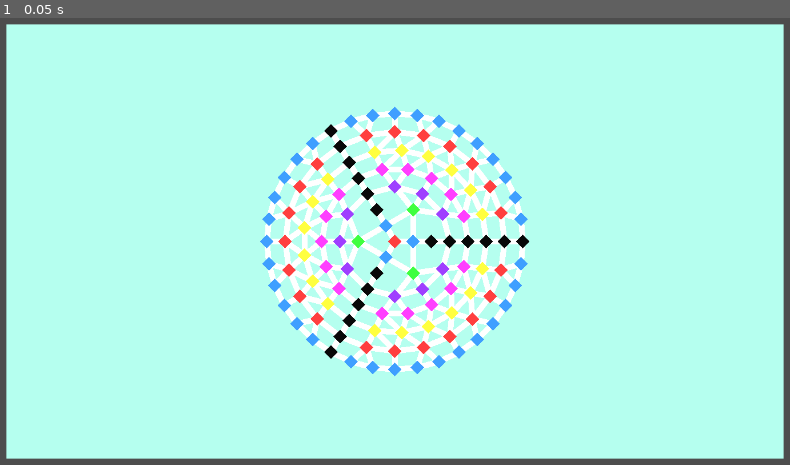
Above: before the commit, frame 1.
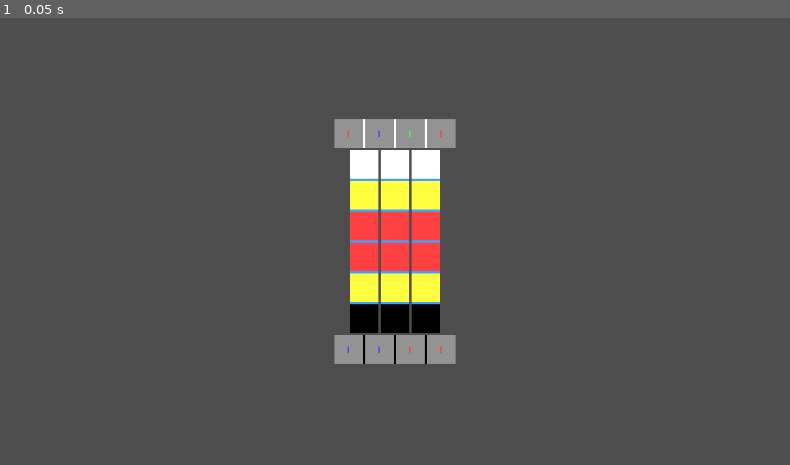
Above: after the commit, the same moment.

Repository: Pe3Hu/kura
Game: Godot game, scene res://scene/0/game.tscn
Same seed, same stepped clock (60 frames per second), same inputs: the game is played once before the commit and once after it.
Inputs:
- Up to frame 1 (0.05 s): no input

The runs differ from the first frame. In frame 1, 96% of the frame differs, in the area x 0-100%, y 1-99%.

Commit message:
update version 0.002
1. Arena, Altar, Pillar, Path, Library, Card, Aspect, Squad, Servant scenes added

Diff:
--- a/scene/0/game.gd
+++ b/scene/0/game.gd
@@ -4,8 +4,10 @@
 func _ready() -> void:
 	#datas.sort_custom(func(a, b): return a.value < b.value)
 	#012 description
-	Global.node.maze = Global.scene.maze.instantiate()
-	Global.node.game.get_node("Layer0").add_child(Global.node.maze)
+	#Global.node.maze = Global.scene.maze.instantiate()
+	#Global.node.game.get_node("Layer0").add_child(Global.node.maze)
+	Global.node.arena = Global.scene.arena.instantiate()
+	Global.node.game.get_node("Layer0").add_child(Global.node.arena)
 	pass
 
 
--- a/scene/0/maze.tscn
+++ b/scene/1/maze.tscn
@@ -1,6 +1,6 @@
 [gd_scene load_steps=2 format=3 uid="uid://bwrtp53p4onlo"]
 
-[ext_resource type="Script" path="res://scene/0/maze.gd" id="1_i0st8"]
+[ext_resource type="Script" path="res://scene/1/maze.gd" id="1_i47v1"]
 
 [node name="Maze" type="MarginContainer"]
 custom_minimum_size = Vector2(200, 200)
@@ -13,7 +13,7 @@
 theme_override_constants/margin_top = 20
 theme_override_constants/margin_right = 20
 theme_override_constants/margin_bottom = 20
-script = ExtResource("1_i0st8")
+script = ExtResource("1_i47v1")
 
 [node name="BG" type="ColorRect" parent="."]
 layout_mode = 2
--- /dev/null
+++ b/scene/2/altar.gd
@@ -0,0 +1,24 @@
+extends MarginContainer
+
+
+@onready var bg = $BG
+@onready var library = $VBox/Library
+
+var lord = null
+var arena = null
+
+
+func update_color_based_on_lord() -> void:
+	var max_h = 360.0
+	var s = 0
+	var v = 1
+	var h = 0
+
+	match lord:
+		"player":
+			pass
+		"not player":
+			v = 0
+
+	var color_ = Color.from_hsv(h, s, v)
+	bg.set_color(color_)
--- /dev/null
+++ b/scene/2/altar.tscn
@@ -0,0 +1,31 @@
+[gd_scene load_steps=3 format=3 uid="uid://dmqijx6v06o3j"]
+
+[ext_resource type="Script" path="res://scene/2/altar.gd" id="1_km6lc"]
+[ext_resource type="PackedScene" uid="uid://ddg7bwpf5dhel" path="res://scene/4/library.tscn" id="2_3i8mr"]
+
+[node name="Altar" type="MarginContainer"]
+custom_minimum_size = Vector2(50, 50)
+anchors_preset = 8
+anchor_left = 0.5
+anchor_top = 0.5
+anchor_right = 0.5
+anchor_bottom = 0.5
+offset_left = -25.0
+offset_top = -25.0
+offset_right = 25.0
+offset_bottom = 25.0
+grow_horizontal = 2
+grow_vertical = 2
+size_flags_horizontal = 4
+size_flags_vertical = 4
+script = ExtResource("1_km6lc")
+metadata/_edit_use_anchors_ = true
+
+[node name="BG" type="ColorRect" parent="."]
+layout_mode = 2
+
+[node name="VBox" type="VBoxContainer" parent="."]
+layout_mode = 2
+
+[node name="Library" parent="VBox" instance=ExtResource("2_3i8mr")]
+layout_mode = 2
--- /dev/null
+++ b/scene/2/arena.gd
@@ -0,0 +1,59 @@
+extends MarginContainer
+
+
+@onready var vbox = $VBox
+@onready var pillars = $VBox/Pillars
+
+var altars = []
+
+
+func _ready() -> void:
+	init_pillars()
+	init_altars()
+
+
+func init_pillars() -> void:
+	var types = ["tug of war", "tug of war", "tug of war"]
+
+	for type in types:
+		var pillar = Global.scene.pillar.instantiate()
+		pillar.type = type
+		add_pillar(pillar)
+
+
+func add_pillar(pillar_: MarginContainer) -> void:
+	pillars.add_child(pillar_)
+	pillar_.arena = self
+	pillar_.update_color_based_on_type()
+
+
+func init_altars() -> void:
+	add_altar()
+	add_altar()
+
+	#move player altar
+	var altar = vbox.get_child(1)
+	vbox.move_child(altar, 0)
+
+	#move player paths
+	for pillar in pillars.get_children():
+		var path = pillar.paths[altar]
+		pillar.vbox.move_child(path, 0)
+
+
+func add_altar() -> void:
+	var altar = Global.scene.altar.instantiate()
+	vbox.add_child(altar)
+	altar.arena = self
+
+	if altars.is_empty():
+		altar.lord = "player"
+	else:
+		altar.lord = "not player"
+
+	altars.append(altar)
+
+	for pillar in pillars.get_children():
+		pillar.set_pillar_side(altar)
+
+	altar.update_color_based_on_lord()
--- /dev/null
+++ b/scene/2/arena.tscn
@@ -0,0 +1,31 @@
+[gd_scene load_steps=2 format=3 uid="uid://c63hoejt3vsdu"]
+
+[ext_resource type="Script" path="res://scene/2/arena.gd" id="1_ovgg7"]
+
+[node name="Arena" type="MarginContainer"]
+custom_minimum_size = Vector2(600, 600)
+anchors_preset = 8
+anchor_left = 0.5
+anchor_top = 0.5
+anchor_right = 0.5
+anchor_bottom = 0.5
+offset_left = -20.0
+offset_top = -20.0
+offset_right = 20.0
+offset_bottom = 20.0
+grow_horizontal = 2
+grow_vertical = 2
+script = ExtResource("1_ovgg7")
+
+[node name="BG" type="ColorRect" parent="."]
+visible = false
+layout_mode = 2
+color = Color(1, 0.278431, 0.278431, 1)
+
+[node name="VBox" type="VBoxContainer" parent="."]
+layout_mode = 2
+alignment = 1
+
+[node name="Pillars" type="HBoxContainer" parent="VBox"]
+layout_mode = 2
+alignment = 1
--- /dev/null
+++ b/scene/2/path.gd
@@ -0,0 +1,24 @@
+extends MarginContainer
+
+
+@onready var bg = $BG
+
+
+var pillar = null
+var altar = null
+
+
+func update_color_based_on_altar() -> void:
+	var max_h = 360.0
+	var s = 0
+	var v = 1
+	var h = 0
+
+	match altar.lord:
+		"player":
+			pass
+		"not player":
+			v = 0
+
+	var color_ = Color.from_hsv(h, s, v)
+	bg.set_color(color_)
--- /dev/null
+++ b/scene/2/path.tscn
@@ -0,0 +1,22 @@
+[gd_scene load_steps=2 format=3 uid="uid://b3y3h1ckaeklt"]
+
+[ext_resource type="Script" path="res://scene/2/path.gd" id="1_7p7fs"]
+
+[node name="Path" type="MarginContainer"]
+custom_minimum_size = Vector2(50, 50)
+anchors_preset = 8
+anchor_left = 0.5
+anchor_top = 0.5
+anchor_right = 0.5
+anchor_bottom = 0.5
+offset_left = -20.0
+offset_top = -20.0
+offset_right = 20.0
+offset_bottom = 20.0
+grow_horizontal = 2
+grow_vertical = 2
+script = ExtResource("1_7p7fs")
+
+[node name="BG" type="ColorRect" parent="."]
+layout_mode = 2
+color = Color(0.643137, 0.643137, 0.643137, 1)
--- /dev/null
+++ b/scene/2/pillar.gd
@@ -0,0 +1,67 @@
+extends MarginContainer
+
+
+@onready var vbox = $VBox
+@onready var bg = $BG
+@onready var squads = $VBox/Squads
+
+var paths = {}
+var type = null
+var arena = null
+var altars = []
+
+
+func _ready() -> void:
+	pass
+
+
+func set_pillar_side(altar_: MarginContainer) -> void:
+	altars.append(altar_)
+	add_path(altar_)
+
+	if altars.size() == 2:
+		add_squad(altar_, "obedience")
+		add_squad(altar_, "dominance")
+	else:
+		add_squad(altar_, "dominance")
+		add_squad(altar_, "obedience")
+
+
+func add_path(altar_: MarginContainer) -> void:
+	var path = Global.scene.path.instantiate()
+	vbox.add_child(path)
+	path.pillar = self
+	path.altar = altar_
+	paths[altar_] = path
+	path.update_color_based_on_altar()
+
+
+func add_squad(altar_: MarginContainer, type_: String) -> void:
+	var squad = Global.scene.squad.instantiate()
+	squads.add_child(squad)
+	squad.pillar = self
+	squad.type = type_
+	squad.altar = altar_
+	squad.update_color_based_on_type()
+
+
+func update_color_based_on_type() -> void:
+	var max_h = 360.0
+	var s = 0.75
+	var v = 1
+	var h = 0
+
+	match type:
+		"tug of war":
+			h = 210 / max_h
+		2:
+			h = 120 / max_h
+		3:
+			h = 270 / max_h
+		4:
+			h = 300 / max_h
+		5:
+			h = 60 / max_h
+
+	var color_ = Color.from_hsv(h, s, v)
+	bg.set_color(color_)
--- /dev/null
+++ b/scene/2/pillar.tscn
@@ -0,0 +1,25 @@
+[gd_scene load_steps=2 format=3 uid="uid://h7c832ujr3mk"]
+
+[ext_resource type="Script" path="res://scene/2/pillar.gd" id="1_n6tbp"]
+
+[node name="Pillar" type="MarginContainer"]
+custom_minimum_size = Vector2(50, 50)
+anchors_preset = 8
+anchor_left = 0.5
+anchor_top = 0.5
+anchor_right = 0.5
+anchor_bottom = 0.5
+grow_horizontal = 2
+grow_vertical = 2
+script = ExtResource("1_n6tbp")
+
+[node name="BG" type="ColorRect" parent="."]
+layout_mode = 2
+
+[node name="VBox" type="VBoxContainer" parent="."]
+layout_mode = 2
+alignment = 1
+
+[node name="Squads" type="VBoxContainer" parent="VBox"]
+layout_mode = 2
+alignment = 1
--- /dev/null
+++ b/scene/3/servant.tscn
@@ -0,0 +1,18 @@
+[gd_scene format=3 uid="uid://b1yw3l206g5rk"]
+
+[node name="Servant" type="MarginContainer"]
+custom_minimum_size = Vector2(50, 50)
+anchors_preset = 8
+anchor_left = 0.5
+anchor_top = 0.5
+anchor_right = 0.5
+anchor_bottom = 0.5
+offset_left = -25.0
+offset_top = -25.0
+offset_right = 25.0
+offset_bottom = 25.0
+grow_horizontal = 2
+grow_vertical = 2
+
+[node name="BG" type="ColorRect" parent="."]
+layout_mode = 2
--- /dev/null
+++ b/scene/3/squad.gd
@@ -0,0 +1,24 @@
+extends MarginContainer
+
+
+@onready var bg = $BG
+
+var pillar = null
+var altar = null
+var type = null
+
+
+func update_color_based_on_type() -> void:
+	var max_h = 360.0
+	var s = 0.75
+	var v = 1
+	var h = 0
+
+	match type:
+		"obedience":
+			h = 0 / max_h
+		"dominance":
+			h = 60 / max_h
+
+	var color_ = Color.from_hsv(h, s, v)
+	bg.set_color(color_)
--- /dev/null
+++ b/scene/3/squad.tscn
@@ -0,0 +1,21 @@
+[gd_scene load_steps=2 format=3 uid="uid://bg8t5xe08o6i7"]
+
+[ext_resource type="Script" path="res://scene/3/squad.gd" id="1_t32ih"]
+
+[node name="Squad" type="MarginContainer"]
+custom_minimum_size = Vector2(50, 50)
+anchors_preset = 8
+anchor_left = 0.5
+anchor_top = 0.5
+anchor_right = 0.5
+anchor_bottom = 0.5
+offset_left = -20.0
+offset_top = -20.0
+offset_right = 20.0
+offset_bottom = 20.0
+grow_horizontal = 2
+grow_vertical = 2
+script = ExtResource("1_t32ih")
+
+[node name="BG" type="ColorRect" parent="."]
+layout_mode = 2
--- /dev/null
+++ b/scene/4/aspect.gd
@@ -0,0 +1,34 @@
+extends MarginContainer
+
+
+@onready var label = $Label
+
+var value = 0
+var card = null
+
+
+func update_label_color() -> void:
+	var max_h = 360.0
+	var s = 0.75
+	var v = 1
+	var h = 0
+
+	match name:
+		"power":
+			h = 0 / max_h
+		"autonomy":
+			h = 240 / max_h
+		"velocity":
+			h = 120 / max_h
+
+	var color_ = Color.from_hsv(h, s, v)
+	label.set("theme_override_colors/font_color", color_)
+
+
+func update_label_value() -> void:
+	label.text = str(value)
+
+	if value != 0:
+		visible = true
+	else:
+		visible = false
--- /dev/null
+++ b/scene/4/aspect.tscn
@@ -0,0 +1,32 @@
+[gd_scene load_steps=3 format=3 uid="uid://n8lbkw2xhavn"]
+
+[ext_resource type="FontFile" uid="uid://8erc6oqf1hw7" path="res://asset/font/neuropolitical rg.otf" id="1_mi37g"]
+[ext_resource type="Script" path="res://scene/4/aspect.gd" id="1_spbsm"]
+
+[node name="Aspect" type="MarginContainer"]
+visible = false
+custom_minimum_size = Vector2(24, 24)
+anchors_preset = 8
+anchor_left = 0.5
+anchor_top = 0.5
+anchor_right = 0.5
+anchor_bottom = 0.5
+offset_left = -25.0
+offset_top = -25.0
+offset_right = -10.0
+offset_bottom = -2.0
+grow_horizontal = 2
+grow_vertical = 2
+script = ExtResource("1_spbsm")
+
+[node name="BG" type="ColorRect" parent="."]
+visible = false
+layout_mode = 2
+
+[node name="Label" type="Label" parent="."]
+layout_mode = 2
+theme_override_colors/font_color = Color(0, 0, 0, 1)
+theme_override_fonts/font = ExtResource("1_mi37g")
+text = "0"
+horizontal_alignment = 1
+vertical_alignment = 1
--- /dev/null
+++ b/scene/4/blank.tscn
@@ -0,0 +1,18 @@
+[gd_scene format=3 uid="uid://kcc1xxj17uxn"]
+
+[node name="blank" type="MarginContainer"]
+custom_minimum_size = Vector2(50, 50)
+anchors_preset = 8
+anchor_left = 0.5
+anchor_top = 0.5
+anchor_right = 0.5
+anchor_bottom = 0.5
+offset_left = -25.0
+offset_top = -25.0
+offset_right = 25.0
+offset_bottom = 25.0
+grow_horizontal = 2
+grow_vertical = 2
+
+[node name="BG" type="ColorRect" parent="."]
+layout_mode = 2
--- /dev/null
+++ b/scene/4/card.gd
@@ -0,0 +1,32 @@
+extends MarginContainer
+
+
+@onready var aspects = $Aspects
+
+var protocols = []
+
+
+func _ready() -> void:
+	for type in Global.arr.aspect:
+		var aspect = Global.scene.aspect.instantiate()
+		aspect.name = type
+		aspect.card = self
+		aspects.add_child(aspect)
+		aspect.update_label_color()
+
+
+func add_protocol(data_: Dictionary) -> void:
+	protocols.append(data_)
+	apply_protocol(data_)
+
+
+func apply_protocol(data_: Dictionary) -> void:
+	var value = data_.value
+
+	match data_.operator:
+		"add":
+			value *= 1
+
+	var aspect = aspects.get_node(data_.aspect)
+	aspect.value += value
+	aspect.update_label_value()
--- /dev/null
+++ b/scene/4/card.tscn
@@ -0,0 +1,26 @@
+[gd_scene load_steps=2 format=3 uid="uid://dhr1o1ybprvvt"]
+
+[ext_resource type="Script" path="res://scene/4/card.gd" id="1_fsyjw"]
+
+[node name="Card" type="MarginContainer"]
+custom_minimum_size = Vector2(50, 50)
+anchors_preset = 8
+anchor_left = 0.5
+anchor_top = 0.5
+anchor_right = 0.5
+anchor_bottom = 0.5
+offset_left = -20.0
+offset_top = -20.0
+offset_right = 20.0
+offset_bottom = 20.0
+grow_horizontal = 2
+grow_vertical = 2
+script = ExtResource("1_fsyjw")
+
+[node name="BG" type="ColorRect" parent="."]
+layout_mode = 2
+color = Color(0.576471, 0.576471, 0.576471, 1)
+
+[node name="Aspects" type="HBoxContainer" parent="."]
+layout_mode = 2
+alignment = 1
--- /dev/null
+++ b/scene/4/library.gd
@@ -0,0 +1,70 @@
+extends MarginContainer
+
+
+@onready var past = $VBox/Past
+@onready var present = $VBox/Present
+@onready var future = $VBox/Future
+@onready var forgotten = $VBox/Forgotten
+@onready var reserve = $VBox/Reserve
+
+
+var hand = {}
+var deck = {}
+
+
+func _ready() -> void:
+	hand.max = 6
+	hand.draw = 4
+	deck.max = 12
+	set_basic_cards()
+	pull_cards_from_reserve()
+	draw_hand()
+
+
+func set_basic_cards() -> void:
+	var data = {}
+	data.operator = "add"
+	data.value = 1
+
+	for _i in 4:
+		for aspect in Global.arr.aspect:
+			data.aspect = aspect
+			add_card(data)
+
+
+func add_card(data_: Dictionary) -> void:
+	var card = Global.scene.card.instantiate()
+	reserve.add_child(card)
+	card.add_protocol(data_)
+
+
+func pull_cards_from_reserve() -> void:
+	for _i in deck.max:
+		if !reserve.get_children().is_empty():
+			var card = reserve.get_children().front()
+			pull_card_from_reserve(card)
+
+
+func pull_card_from_reserve(card_: MarginContainer) -> void:
+	var parent = card_.get_parent()
+	parent.remove_child(card_)
+	future.add_child(card_)
+
+
+func draw_hand() -> void:
+	for _i in hand.draw:
+		var card = future.get_children().pick_random()
+		card_transfer(card)
+
+
+func card_transfer(card_: MarginContainer) -> void:
+	var parent = card_.get_parent()
+	parent.remove_child(card_)
+
+	match parent.name:
+		"Future":
+			present.add_child(card_)
+		"Present":
+			past.add_child(card_)
+		"Past":
+			future.add_child(card_)
--- /dev/null
+++ b/scene/4/library.tscn
@@ -0,0 +1,49 @@
+[gd_scene load_steps=2 format=3 uid="uid://ddg7bwpf5dhel"]
+
+[ext_resource type="Script" path="res://scene/4/library.gd" id="1_rtkqi"]
+
+[node name="Library" type="MarginContainer"]
+custom_minimum_size = Vector2(50, 50)
+anchors_preset = 8
+anchor_left = 0.5
+anchor_top = 0.5
+anchor_right = 0.5
+anchor_bottom = 0.5
+offset_left = -20.0
+offset_top = -20.0
+offset_right = 20.0
+offset_bottom = 20.0
+grow_horizontal = 2
+grow_vertical = 2
+script = ExtResource("1_rtkqi")
+
+[node name="BG" type="ColorRect" parent="."]
+visible = false
+layout_mode = 2
+
+[node name="VBox" type="VBoxContainer" parent="."]
+layout_mode = 2
+
+[node name="Past" type="HBoxContainer" parent="VBox"]
+visible = false
+layout_mode = 2
+alignment = 1
+
+[node name="Present" type="HBoxContainer" parent="VBox"]
+layout_mode = 2
+alignment = 1
+
+[node name="Future" type="HBoxContainer" parent="VBox"]
+visible = false
+layout_mode = 2
+alignment = 1
+
+[node name="Forgotten" type="HBoxContainer" parent="VBox"]
+visible = false
+layout_mode = 2
+alignment = 1
+
+[node name="Reserve" type="HBoxContainer" parent="VBox"]
+visible = false
+layout_mode = 2
+alignment = 1
--- a/script/Global.gd
+++ b/script/Global.gd
@@ -23,7 +23,7 @@
 
 
 func init_arr() -> void:
-	pass
+	arr.aspect = ["power", "autonomy", "velocity"]
 
 
 func init_num() -> void:
@@ -96,9 +96,18 @@
 
 
 func init_scene() -> void:
-	scene.maze = load("res://scene/0/maze.tscn")
+	scene.maze = load("res://scene/1/maze.tscn")
 	scene.room = load("res://scene/1/room.tscn")
 	scene.door = load("res://scene/1/door.tscn")
+	scene.arena = load("res://scene/2/arena.tscn")
+	scene.altar = load("res://scene/2/altar.tscn")
+	scene.pillar = load("res://scene/2/pillar.tscn")
+	scene.path = load("res://scene/2/path.tscn")
+	scene.squad = load("res://scene/3/squad.tscn")
+	scene.servant = load("res://scene/3/servant.tscn")
+	scene.library = load("res://scene/4/library.tscn")
+	scene.card = load("res://scene/4/card.tscn")
+	scene.aspect = load("res://scene/4/aspect.tscn")
 
 
 
Renamed: scene/0/maze.gd -> scene/1/maze.gd
